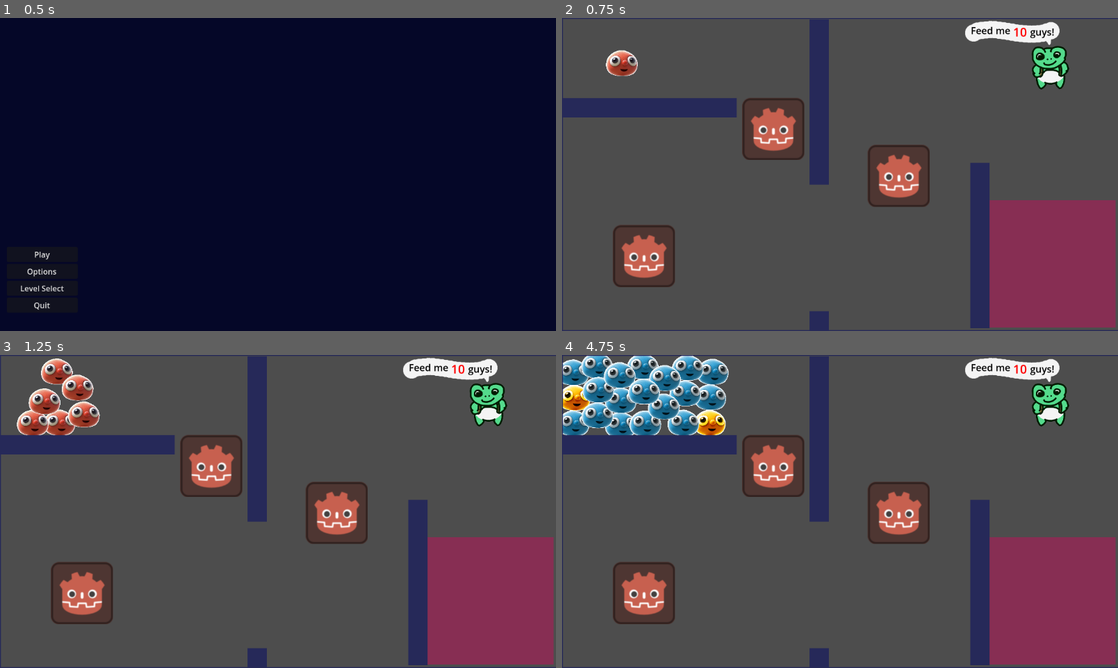
Above: before the commit, frames 1-4 (two rows, left to right).
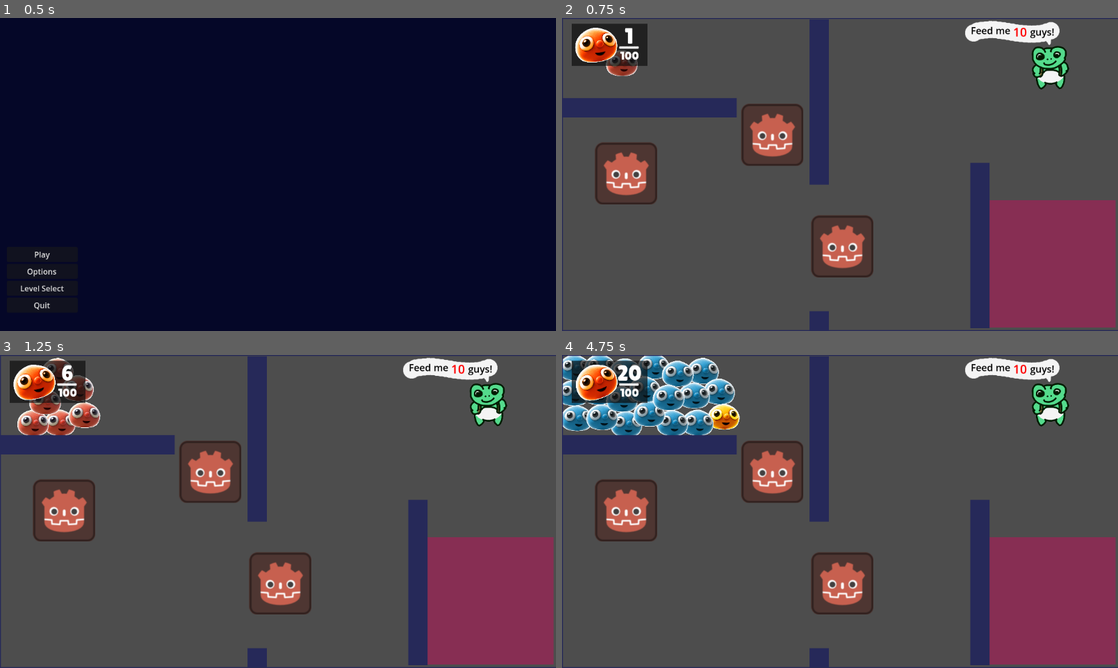
Above: after the commit, the same moments.

Repository: Joseph-Cloud/LittleGuysTheVisualExperience
Game: Godot game, scene res://Menu/Scenes/Main_menu.tscn
Same seed, same stepped clock (60 frames per second), same inputs: the game is played once before the commit and once after it. The engine's default icon, where the game draws it, is replaced by a stand-in: a white triangle on a blue panel in a dark square.
Inputs (mouse positions are in pixels of both pictures, inside the frame that each line leads up to):
- Up to frame 1 (0.5 s): no input
- Up to frame 2 (0.75 s): click "Play" at 0.5 s
- Up to frame 3 (1.25 s): no input
- Up to frame 4 (4.75 s): move the mouse to (623, 423) at 1.27 s; hold Space (command_guys_stop) 1.28-2.03 s; click (623, 423) at 1.42 s; move the mouse to (628, 364) at 2.02 s; tap Shift (hold_select_multiple_guys) at 2.1, 3.6 s; click (628, 364) at 2.17 s; move the mouse to (573, 426) at 2.77 s; hold Space (command_guys_stop) 2.78-3.53 s; click (573, 426) at 2.92 s; move the mouse to (706, 420) at 3.52 s; click (706, 420) at 3.67 s; move the mouse to (573, 398) at 4.27 s; hold Space (command_guys_stop) from 4.28 s (still down); click (573, 398) at 4.42 s

Frame 1 is identical in both runs. In frame 2, 12% of the frame differs, in the area x 1-67%, y 1-86%; in frame 3, 12%; in frame 4, 16%, in the area x 0-67%, y 0-86%.

Commit message:
Added ingame HUD with guy counter

Diff:
--- /dev/null
+++ b/HUD/IngameHUD.gd
@@ -0,0 +1,30 @@
+extends CanvasLayer
+
+@export var max_wiggle_degrees = 28
+@export var rotation_direction = -1
+@export var rotation_speed = 0.6
+
+@onready var guy_counter = $GuyCounter
+@onready var guy_sprite = $GuyCounter/GuySprite
+@onready var guys_we_have = $"GuyCounter/Guys we have"
+@onready var slash = $GuyCounter/Slash
+@onready var total_guys = $"GuyCounter/Total guys"
+
+
+func wiggle_guy_sprite():
+	if guy_sprite.rotation_degrees >= max_wiggle_degrees:
+		rotation_direction = -1
+	if guy_sprite.rotation_degrees <= - max_wiggle_degrees:
+		rotation_direction = 1
+	guy_sprite.rotation_degrees += rotation_direction
+
+
+func count_guys():
+	var counted_guys = 0
+	counted_guys = get_tree().get_nodes_in_group("LittleGuys")
+	guys_we_have.text = str(len(counted_guys))
+
+
+func _process(delta):
+	wiggle_guy_sprite()
+	count_guys()
--- /dev/null
+++ b/HUD/IngameHUD.tscn
@@ -0,0 +1,64 @@
+[gd_scene load_steps=4 format=3 uid="uid://cxikkhe23apak"]
+
+[ext_resource type="Script" path="res://HUD/IngameHUD.gd" id="1_0326a"]
+[ext_resource type="FontFile" uid="uid://dxr7ykkapu5ln" path="res://Assets/Fonts/LilitaOne-Regular.ttf" id="1_g7ykx"]
+[ext_resource type="Texture2D" uid="uid://svhfc7nql2r1" path="res://Assets/hotterguy.png" id="2_bocjt"]
+
+[node name="IngameHUD" type="CanvasLayer"]
+script = ExtResource("1_0326a")
+
+[node name="GuyCounter" type="CanvasLayer" parent="."]
+
+[node name="GuySprite" type="Sprite2D" parent="GuyCounter"]
+top_level = true
+z_index = 2
+position = Vector2(70, 55)
+scale = Vector2(0.2, 0.2)
+texture = ExtResource("2_bocjt")
+
+[node name="Guys we have" type="Label" parent="GuyCounter"]
+z_index = 3
+offset_left = 103.0
+offset_top = 9.0
+offset_right = 176.0
+offset_bottom = 63.0
+theme_override_fonts/font = ExtResource("1_g7ykx")
+theme_override_font_sizes/font_size = 44
+text = "50"
+horizontal_alignment = 1
+vertical_alignment = 2
+metadata/_edit_use_anchors_ = true
+
+[node name="Slash" type="Label" parent="GuyCounter"]
+z_index = 2
+offset_left = 149.0
+offset_top = 33.0
+offset_right = 189.0
+offset_bottom = 82.0
+rotation = 1.05885
+theme_override_fonts/font = ExtResource("1_g7ykx")
+theme_override_font_sizes/font_size = 40
+text = "/"
+horizontal_alignment = 1
+metadata/_edit_use_anchors_ = true
+
+[node name="Total guys" type="Label" parent="GuyCounter"]
+z_index = 2
+offset_left = 113.0
+offset_top = 65.0
+offset_right = 207.0
+offset_bottom = 114.0
+scale = Vector2(0.575099, 0.575099)
+theme_override_fonts/font = ExtResource("1_g7ykx")
+theme_override_font_sizes/font_size = 40
+text = "100"
+horizontal_alignment = 1
+metadata/_edit_use_anchors_ = true
+
+[node name="BackgroundRect" type="ColorRect" parent="GuyCounter"]
+z_index = 1
+offset_left = 20.0
+offset_top = 12.0
+offset_right = 177.0
+offset_bottom = 99.0
+color = Color(0.054902, 0.054902, 0.054902, 0.690196)
--- a/Levels/test_level.tscn
+++ b/Levels/test_level.tscn
@@ -1,16 +1,19 @@
-[gd_scene load_steps=9 format=3 uid="uid://de54p4xke0n5l"]
+[gd_scene load_steps=10 format=3 uid="uid://de54p4xke0n5l"]
 
 [ext_resource type="PackedScene" uid="uid://sg8o6c6pi48e" path="res://LittleGuys/little_guy_handler.tscn" id="1_u4ncu"]
 [ext_resource type="Script" path="res://Menu/Scripts/Level_manager.gd" id="1_xt4uj"]
 [ext_resource type="PackedScene" uid="uid://2vrhhm6tycib" path="res://Hazards/env_hazards_scene.tscn" id="2_2pq50"]
+[ext_resource type="PackedScene" uid="uid://cxikkhe23apak" path="res://HUD/IngameHUD.tscn" id="2_kr8bm"]
 [ext_resource type="PackedScene" uid="uid://dy8sxdv206lc0" path="res://Menu/Scenes/pausemenu.tscn" id="2_ra6uc"]
 [ext_resource type="PackedScene" uid="uid://lmyo4gyv8tdt" path="res://Hazards/Wall.tscn" id="5_gjr51"]
-[ext_resource type="PackedScene" uid="uid://842ow8kcemxm" path="res://Hazards/WallBorder.tscn" id="6_80ata"]
+[ext_resource type="PackedScene" uid="uid://c8ruxuyig5t1q" path="res://Hazards/WallBorder.tscn" id="6_80ata"]
 [ext_resource type="PackedScene" uid="uid://cyj6o1j1t1d84" path="res://Hazards/PushableBox.tscn" id="7_1csxa"]
 [ext_resource type="PackedScene" uid="uid://b0j7pgm447f2v" path="res://Hazards/GuyEater.tscn" id="8_wluw7"]
 
 [node name="TestLevel" type="Node2D"]
 script = ExtResource("1_xt4uj")
+
+[node name="IngameHUD" parent="." instance=ExtResource("2_kr8bm")]
 
 [node name="LittleGuyHandler" parent="." instance=ExtResource("1_u4ncu")]
 position = Vector2(126, 80)
@@ -64,13 +67,13 @@
 [node name="Objects" type="Node" parent="."]
 
 [node name="PushableBox" parent="Objects" instance=ExtResource("7_1csxa")]
-position = Vector2(698, 327)
+position = Vector2(581, 473)
 
 [node name="PushableBox2" parent="Objects" instance=ExtResource("7_1csxa")]
-position = Vector2(170, 493)
+position = Vector2(133, 322)
 
 [node name="PushableBox3" parent="Objects" instance=ExtResource("7_1csxa")]
-position = Vector2(438, 230)
+position = Vector2(436, 242)
 
 [node name="GuyEater" parent="Objects" instance=ExtResource("8_wluw7")]
 position = Vector2(1012, 103)
Binary file added: Assets/Fonts/LilitaOne-Regular.ttf
Not shown, added: Assets/Fonts/LilitaOne-Regular.ttf.import
